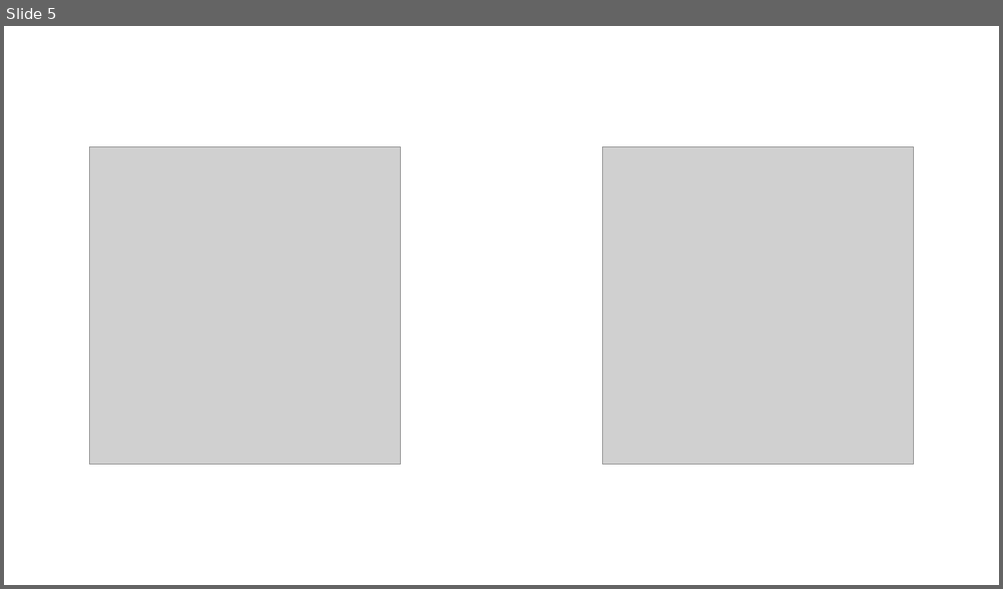
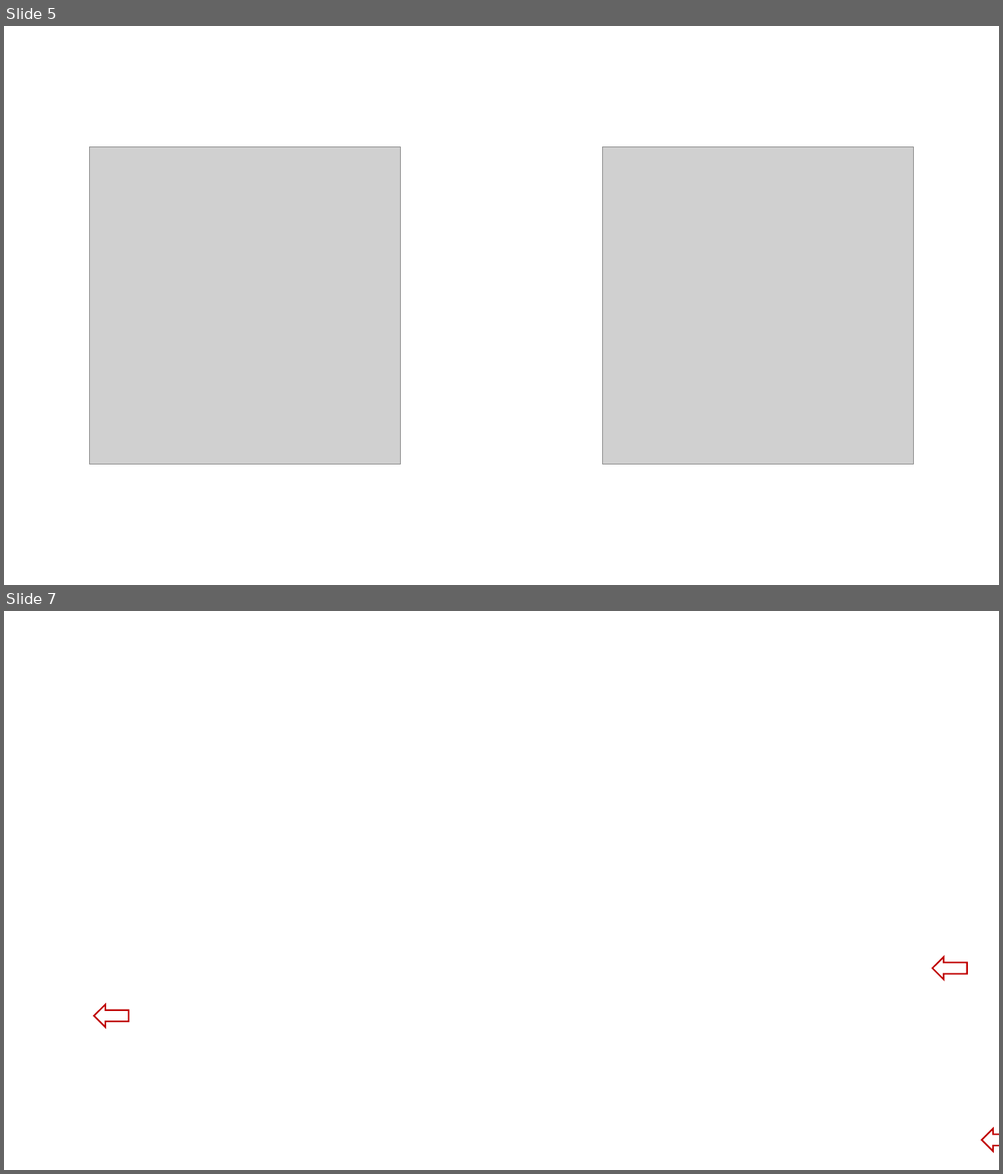
Before and after one commit to PLCnext/eUA_Client_Configurator_Example, a slide deck: README/Microsoft PowerPoint-Präsentation (neu).pptx. Shown one above the other, each under a label of ours: slide 5 before the commit, slides 5 and 7 after it; the slides between them are not shown. The pictures are 1003x589 and 1003x1174 pixels, drawn with LibreOffice and Linux fonts; fonts in the diff are those of the drawing; grey boxes stand for pictures; background and template pictures are left out. Boxes give left, top, right and bottom in pixels: in the first picture for what was removed or moved away, otherwise in the second. Text is boxed around its words. In the diff, an @@ line names an element or a change of style, - is before the commit and + after.

```diff
--- a/README/Microsoft PowerPoint-Präsentation (neu).pptx
+++ b/README/Microsoft PowerPoint-Präsentation (neu).pptx
@@ slide 7 added at <box>4,611,999,1170</box>, background picture (left out) @@
@@ down arrow added at <box>932,957,967,980</box>, fill #FFFFFF, outline #C00000 1.5 pt @@
@@ down arrow added at <box>94,1005,128,1028</box>, fill #FFFFFF, outline #C00000 1.5 pt @@
@@ down arrow added at <box>982,1129,999,1151</box>, fill #FFFFFF, outline #C00000 1.5 pt @@
```
Also in this commit, not shown: 1 other slide added, 8 other files.
